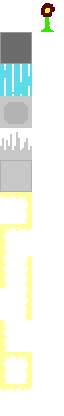
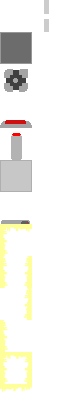
Comparing the layer stacks of the two 64x416 images. Changes:
painted on "tiles2.png" over [0, 0, 55, 224]
